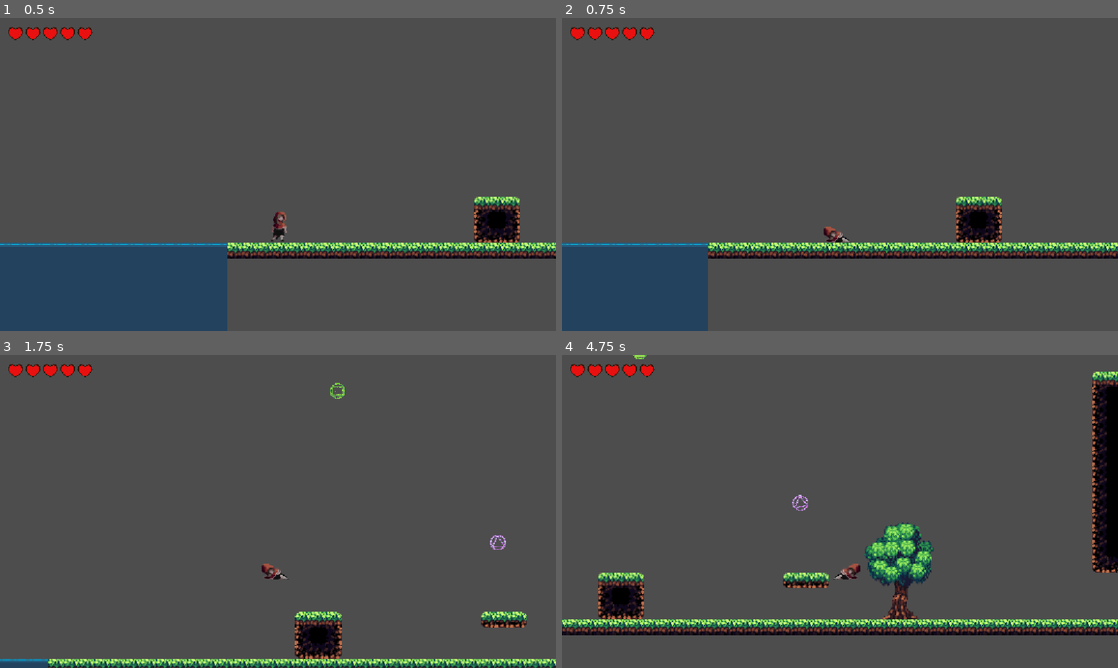
Above: before the commit, frames 1-4 (two rows, left to right).
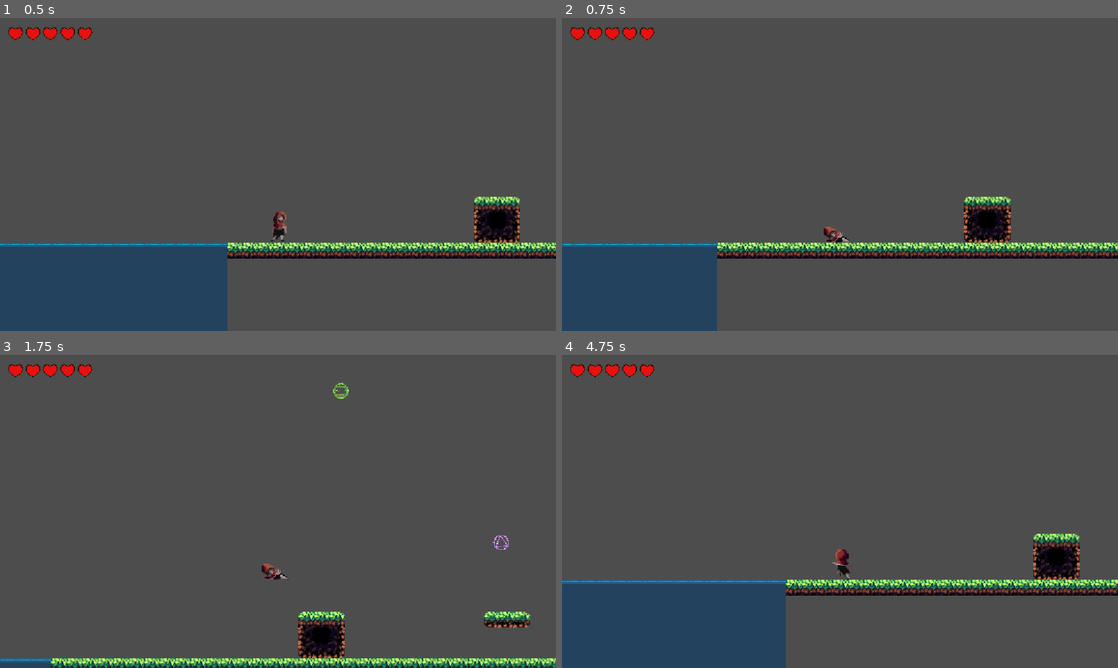
Above: after the commit, the same moments.

Repository: VMacuco/DCC148-Trabalho-2
Game: Godot game, scene res://Scenes/Maps/mapa_de_teste.tscn
The game is run twice, just before and just after one commit, with the same random seed, the same clock (stepped at 60 frames per second) and the same inputs. The project has no main scene, so this scene is started directly.
Inputs (mouse positions are in pixels of both pictures, inside the frame that each line leads up to):
- Up to frame 1 (0.5 s): no input
- Up to frame 2 (0.75 s): move the mouse to (962, 158) at 0.52 s; hold D (direita) from 0.53 s (still down); tap Shift (dash) at 0.6 s
- Up to frame 3 (1.75 s): keep holding D (direita); tap Space (pulo) at 0.77, 0.8, 1.07, 1.35, 1.52 s; move the mouse to (166, 527) at 1.27 s; tap Shift (dash) at 1.55 s
- Up to frame 4 (4.75 s): tap Space (pulo) at 1.82, 2.3, 3.02, 3.32, 3.77, 3.8, 4.07, 4.35, 4.52 s; move the mouse to (895, 442) at 2.02 s; release D (direita) at 2.03 s; press the mouse at (895, 442) at 2.03 s; hold A (esquerda) 2.03-2.78 s; move the mouse to (812, 574) at 2.77 s; release the mouse at (812, 574) at 2.78 s; hold D (direita) 2.78-4.28 s; tap Shift (dash) at 2.85, 3.6, 4.55 s; move the mouse to (1006, 558) at 3.52 s; move the mouse to (673, 464) at 4.27 s; hold A (esquerda) from 4.28 s (still down)

Frame 1 is identical in both runs. In frame 2, 4.0% of the frame differs, in the area x 0-100%, y 57-100%; in frame 3, 3.5%; in frame 4, 24%, in the area x 0-100%, y 0-100%.

Commit message:
Ajustes no dash

Diff:
--- a/dcc-148-trab-2/Scenes/Maps/mapa_de_teste.tscn
+++ b/dcc-148-trab-2/Scenes/Maps/mapa_de_teste.tscn
@@ -228,7 +228,6 @@
 collision_layer = 1
 type = 1
 texture = ExtResource("4_ku6ma")
-zone_radius = 300.0
 sprite_angle_offset = 0.0
 track_range = 400.0
 
@@ -267,7 +266,6 @@
 collision_layer = 1
 type = 1
 texture = ExtResource("4_ku6ma")
-zone_radius = 300.0
 sprite_angle_offset = 0.0
 track_range = 400.0
 
--- a/dcc-148-trab-2/Scenes/Player/player.gd
+++ b/dcc-148-trab-2/Scenes/Player/player.gd
@@ -30,10 +30,11 @@
 
 @onready var whip_line: Line2D = $WhipLine
 
-@export var SPEED := 300.0
+@export var SPEED := 220.0
 @export var JUMP_VELOCITY := -400.0
-@export var DASH_SPEED := 500.0
+@export var DASH_SPEED := 480.0
 @export var DASH_TIME := 0.2
+@export var DASH_COOLDOWN := 1.0
 @export var WALL_FRICTION := 600.0
 @export var WALL_SPEED := 100.0
 @export var WALL_STICK_TIME := 0.25
@@ -53,6 +54,7 @@
 var coyote_timer := 0.0
 var wall_coyote_timer := 0.0
 var last_wall_normal_x := 0.0
+var dash_cooldown_timer := 0.0
 
 @onready var ColisionBox := $Colision
 @onready var Colision_dash := $Colison_dash
@@ -72,6 +74,7 @@
 
 func _physics_process(delta: float) -> void:
 	whip_cooldow = maxf(whip_cooldow - delta, 0.0)
+	dash_cooldown_timer = maxf(dash_cooldown_timer - delta, 0.0)
 
 	if GameMannager.is_player_dead:
 		end_whip()
@@ -105,6 +108,8 @@
 		velocity += get_gravity() * delta
 		is_jumping = true
 	else:
+		if is_jumping:
+			dash_cooldown_timer = 0.0
 		is_jumping = false
 		dash_blocked = false
 
@@ -125,6 +130,7 @@
 		if coyote_timer > 0.0:
 			velocity.y = JUMP_VELOCITY
 			coyote_timer = 0.0
+			dash_cooldown_timer = 0.0
 		elif wall_coyote_timer > 0.0:
 			wall_jump()
 
@@ -151,7 +157,7 @@
 			start_whip_shoot()
 
 	# Dash
-	if Input.is_action_just_pressed("dash") and not dash_blocked:
+	if Input.is_action_just_pressed("dash") and dash_cooldown_timer <= 0.0 and not dash_blocked:
 		start_dash()
 
 	move_and_slide()
@@ -180,6 +186,7 @@
 	Colision_dash.set_deferred("disabled", true)
 	Collision_Cast.set_deferred("enabled", false)
 	Hurtbox.set_deferred("disable", true)
+	dash_cooldown_timer = DASH_COOLDOWN
 	velocity.x = 0.0
 
 
